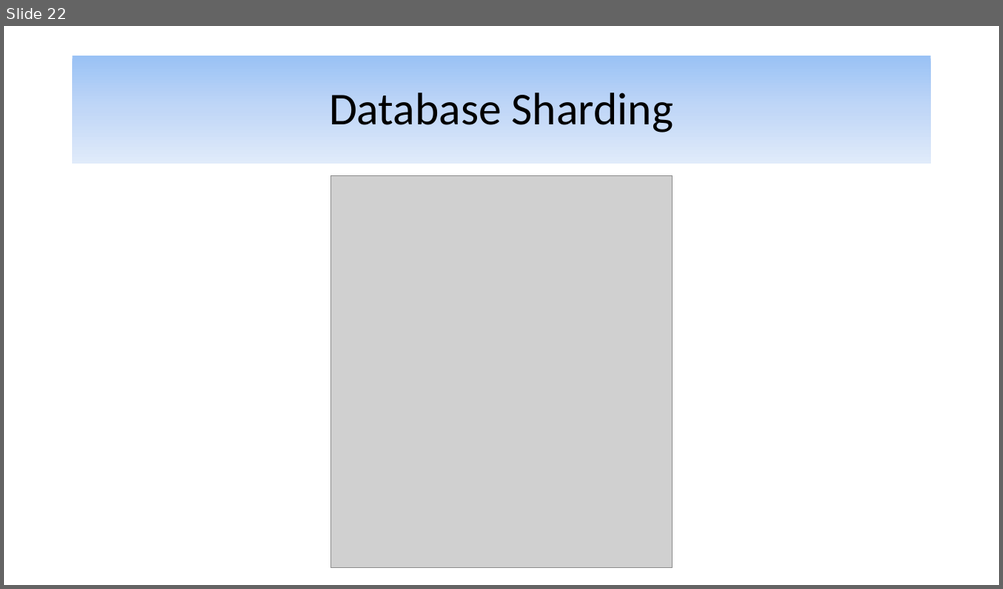
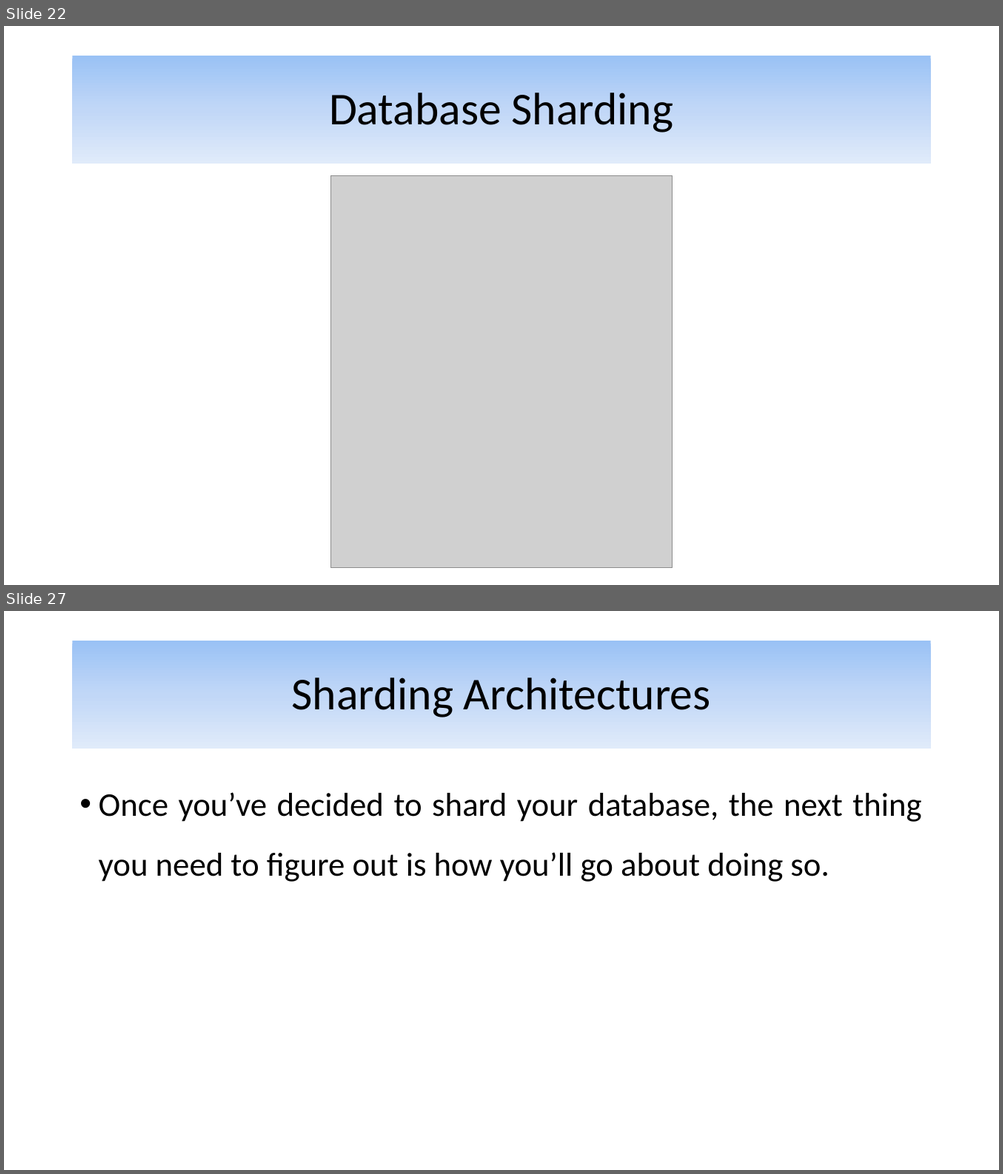
Before and after one commit to alijfri99/presentations, a slide deck: Advanced DBMS Presentation.pptx. Shown one above the other, each under a label of ours: slide 22 before the commit, slides 22 and 27 after it; the slides between them are not shown. The pictures are 1003x589 and 1003x1174 pixels, drawn with LibreOffice and Linux fonts; fonts in the diff are those of the drawing; grey boxes stand for pictures. Boxes give left, top, right and bottom in pixels: in the first picture for what was removed or moved away, otherwise in the second. Text is boxed around its words. In the diff, an @@ line names an element or a change of style, - is before the commit and + after.

Commit message:
Finished key-based sharding

```diff
--- a/Advanced DBMS Presentation.pptx
+++ b/Advanced DBMS Presentation.pptx
@@ slide 27 added at box(4, 611, 999, 1170), background #FFFFFF @@
@@ title added at box(73, 641, 930, 749), fill gradient #9AC3F5 to #C2D8F8 to #E1EBFB, 44 pt, text #000000 @@
+Sharding Architectures
@@ text added at box(99, 792, 921, 882), 32 pt, text #000000 @@
+• Once you’ve decided to shard your database, the next thing you need to figure out is how you’ll go about doing so.
```
Also in this commit, not shown: 12 other slides added, 1 slide removed.
